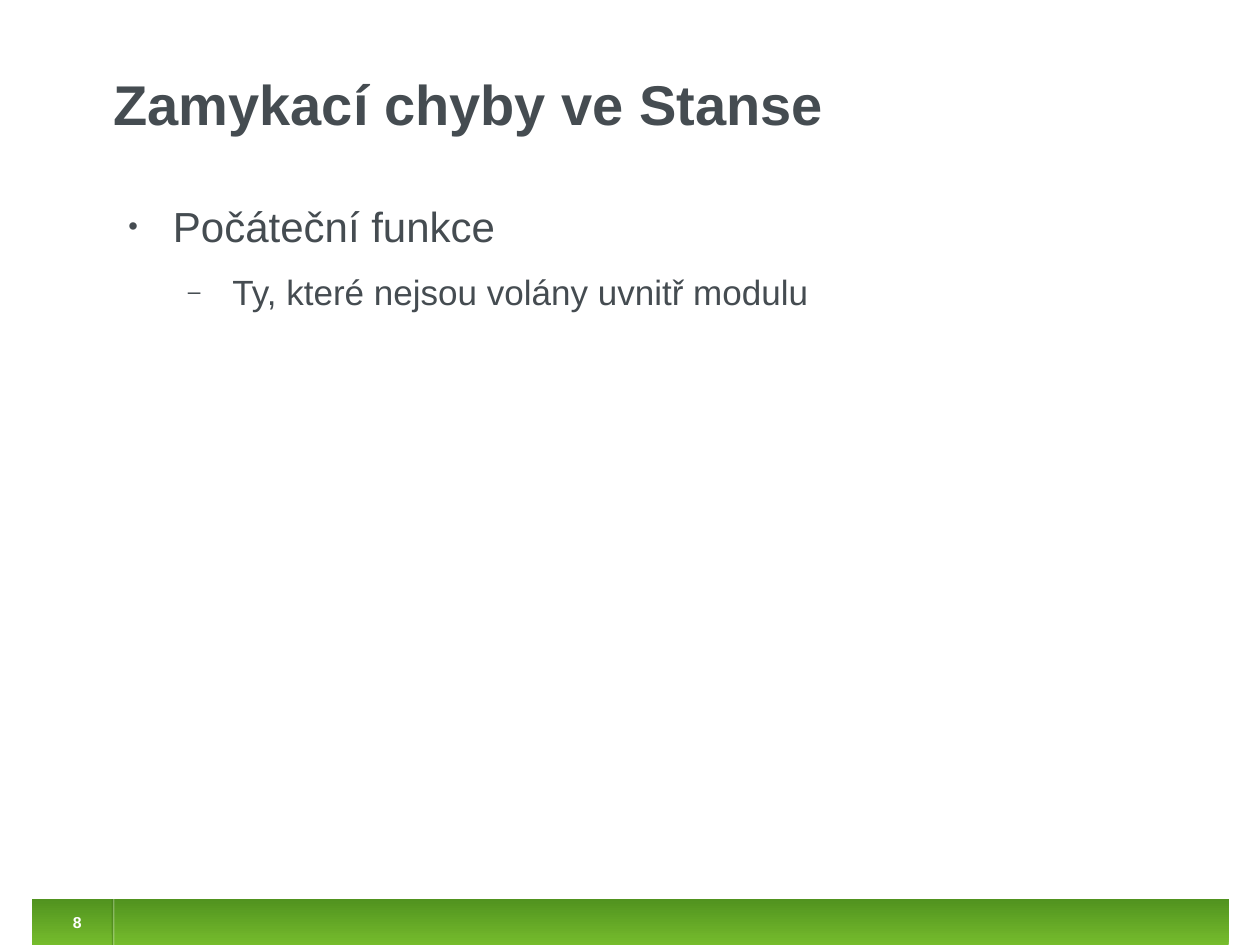
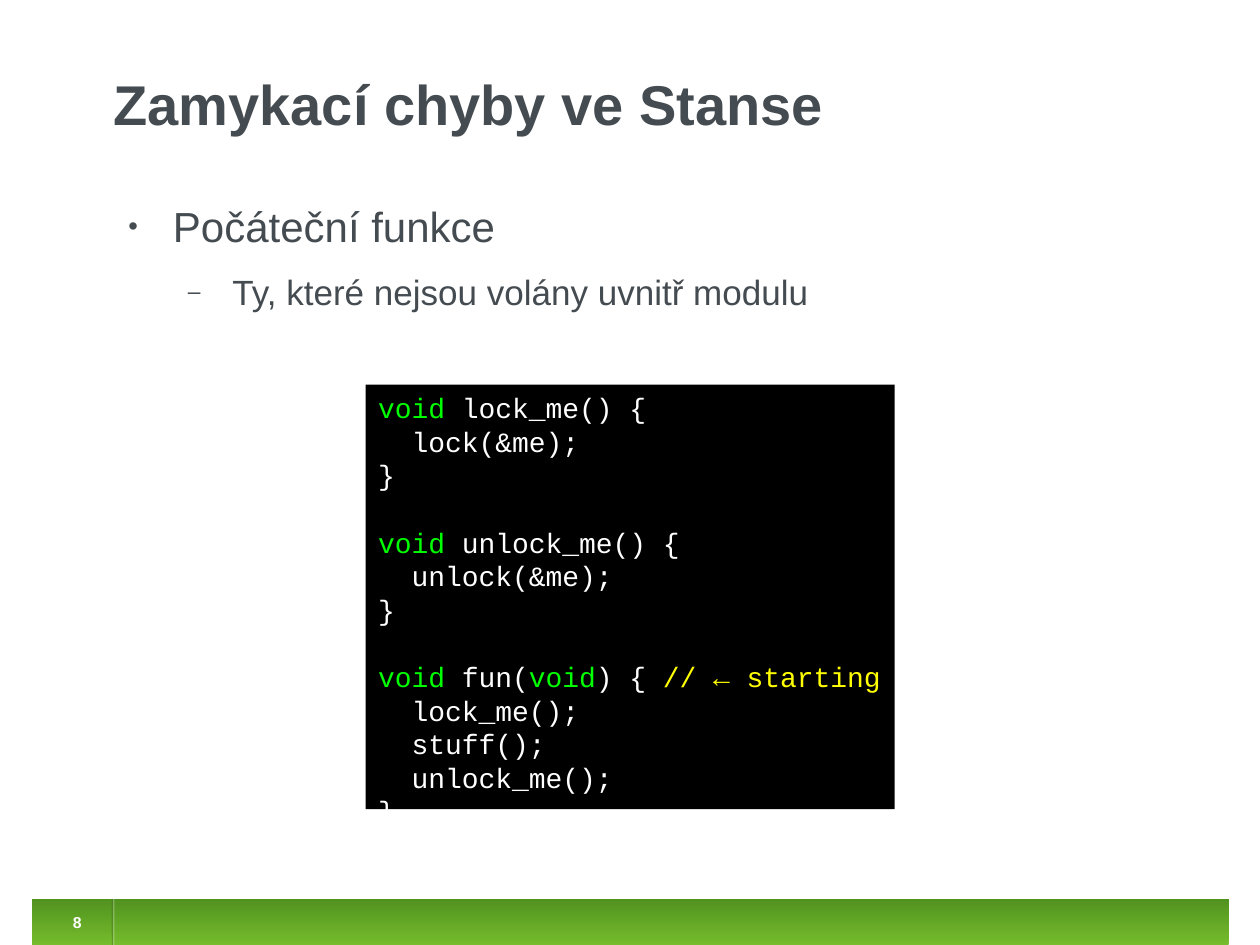
Before and after one commit to jirislaby/writings, a slide deck: slide 8 of presentations/stanse_prase.odp. Drawn at 1260x945 pixels with LibreOffice and Linux fonts; fonts in the diff are those of the drawing. Boxes give left, top, right and bottom in pixels: in the first picture for what was removed or moved away, otherwise in the second. Text is boxed around its words. In the diff, an @@ line names an element or a change of style, - is before the commit and + after.

```diff
--- a/presentations/stanse_prase.odp
+++ b/presentations/stanse_prase.odp
@@ rectangle added at [365,384,895,809], fill #000000, 16 pt, text #FFFFFF @@
+void lock_me() {
+lock(&me);
+}
+void unlock_me() {
+unlock(&me);
+}
+void fun(void) { // ← starting
+lock_me();
+stuff();
+unlock_me();
+}
```
Also in this commit, not shown: 10 other slides changed, 13 slides added, 1 slide removed.
